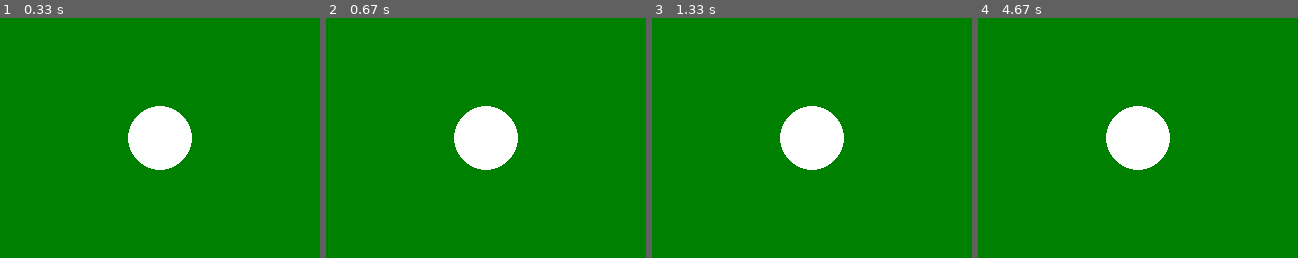
Above: before the commit, frames 1-4 (left to right).
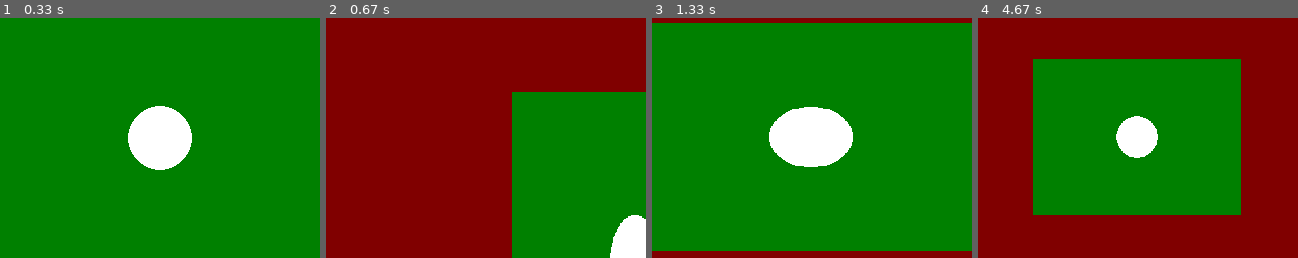
Above: after the commit, the same moments.

Repository: snowfruit/pygame-addons
Game: pygame game, started from pygame-screen/example_1.py
The game is run twice, just before and just after one commit, with the same random seed, the same clock (stepped at 60 frames per second) and the same inputs.
Inputs:
- Up to frame 1 (0.33 s): no input
- Up to frame 2 (0.67 s): tap 7 at 0.33 s
- Up to frame 3 (1.33 s): tap 9 at 0.67 s; tap 8 at 1 s
- Up to frame 4 (4.67 s): hold 8 1.33-1.8 s; tap 3 at 1.83 s; tap 8 at 2.17, 3.83 s; tap 5 at 2.5 s; hold 8 2.83-3.3 s; hold 9 3.33-3.8 s; tap 1 at 4.17 s; hold 8 from 4.5 s (still down)

Frame 1 is identical in both runs. In frame 2, 73% of the frame differs, in the area x 0-100%, y 0-100%; in frame 3, 6.3%; in frame 4, 60%.

Commit message:
More of everything.

Diff:
--- a/pygame-screen/example_1.py
+++ b/pygame-screen/example_1.py
@@ -1,4 +1,5 @@
 import math
+from random import *
 import pygame
 
 from pygame_screen import *
@@ -19,7 +20,7 @@
     # Use the screen with a retro-preset.
     screen = ScreenRetroContain(window_size)
 
-    pygame.display.set_caption("Pygame - CustomScreen")
+    pygame.display.set_caption(screen.__class__.__name__)
 
     running = True
 
@@ -42,9 +43,29 @@
                 if event.key == pygame.K_6:
                     screen = ScreenModernFill(window_size)
                 if event.key == pygame.K_7:
+                    # Create a ScreemFixed with random scale and position.
+                    screen = ScreenFixed(window_size)
+
+                    # Set new random scale.
+                    screen.scale_x = 0.5 + random()
+                    screen.scale_y = 0.5 + random()
+
+                    # Set new random position.
+                    x = randrange(window_size[0])
+                    y = randrange(window_size[1])
+                    screen.position = (x, y)
+                if event.key == pygame.K_8:
+                    # Create a ScreemFixed with random scale.
+                    screen = ScreenFixedCenter(window_size)
+
+                    # Set new random scale.
+                    screen.scale_x = 0.5 + random()
+                    screen.scale_y = 0.5 + random()
+                if event.key == pygame.K_9:
                     screen = ScreenMatch(window_size)
 
                 print(screen.__class__.__name__)
+                pygame.display.set_caption(screen.__class__.__name__)
 
         # Update the screen. Size, scale and everything else.
         screen.update()
--- a/pygame-screen/pygame_screen/displayresolution.py
+++ b/pygame-screen/pygame_screen/displayresolution.py
@@ -6,7 +6,11 @@
 
 
 class DisplayResolution(Enum):
-    """Enum-class with display resolutions."""
+    """Enum-class with display resolutions.
+    Note:
+        https://emulation.gametechwiki.com/index.php/Resolution
+        https://en.wikipedia.org/wiki/List_of_common_resolutions
+    """
 
     A2600 = (160, 192)
     DS = (256, 192)
@@ -30,3 +34,9 @@
     VGA = (640, 480)
     WVGA = (768, 480)
     WXGA = (1280, 720)
+
+
+if __name__ == "__main__":
+    print("Available display resolutions.")
+    for ds in DisplayResolution:
+        print(ds, ds.value)
--- a/pygame-screen/pygame_screen/screen.py
+++ b/pygame-screen/pygame_screen/screen.py
@@ -4,7 +4,7 @@
 
 
 class Screen:
-    """Screen-object used for base. Not for direct use."""
+    """Screen-object used for base. Not meant for direct use."""
 
     def __init__(self, canvas_size: tuple = (320, 240)) -> None:
         # Try to get available display-surface.
@@ -17,13 +17,11 @@
         self._frame_rate: float = 30.0
 
         # The scale-factor for the canvas-surface.
-        self._scale: int | float = 1
         self._scale_x: int | float = 1
         self._scale_y: int | float = 1
 
         # The zoom-factor for the canvas-surface.
         # TODO: Add zoom.
-        self._zoom: int | float = 1
         self._zoom_x: int | float = 1
         self._zoom_y: int | float = 1
 
@@ -49,7 +47,7 @@
 
     @property
     def frame_rate(self) -> float:
-        """Only 'frame-rate'-value. Does not set the application frame_rate."""
+        """Only 'frame rate'-value. Does not controll the frame rate."""
         return self._frame_rate
 
     @frame_rate.setter
@@ -57,13 +55,14 @@
         self._frame_rate = frame_rate
 
     @property
-    def scale(self) -> int | float:
-        """Scale-value used when canvas-surface is scaled equal on x and y."""
-        return self._scale
+    def scale(self) -> tuple[int | float, int | float]:
+        """Return scale_x and scale_y as tuple."""
+        return (self.scale_x, self.scale_y)
 
     @scale.setter
-    def scale(self, value: int | float) -> None:
-        self._scale = value
+    def scale(self, value: tuple[int | float, int | float]) -> None:
+        self.scale_x = value[0]
+        self.scale_y = value[1]
 
     @property
     def scale_x(self) -> int | float:
@@ -166,8 +165,8 @@
     def update_scale(self) -> None:
         """Update variables relavant to scale."""
         # Calculate the scale-factor for the canvas-surface.
-        self.scale_x: int | float = self.screen.get_width() / self.canvas.get_width()
-        self.scale_y: int | float = self.screen.get_height() / self.canvas.get_height()
+        self.scale_x: float = self.screen.get_width() / self.canvas.get_width()
+        self.scale_y: float = self.screen.get_height() / self.canvas.get_height()
 
     def update(self) -> None:
         """Method that calls all relevant update-methods."""
@@ -176,21 +175,23 @@
 
     def update_position(self) -> None:
         """Update variables relavant to position."""
+        # scale = pygame.math.Vector2(self.scale)
+
         # Get the center-position for the screen-surface.
         # screen_center = pygame.math.Vector2(self.screen.get_rect().center)
         screen_center_x, screen_center_y = self.screen.get_rect().center
 
         # Get the center-position for the canvas-surface.
-        # screen_center = pygame.math.Vector2(self.screen.get_rect().center)
         canvas_center_x, canvas_center_y = self.canvas.get_rect().center
 
         # Add the wanted scale.
-        canvas_center_x *= self.scale
-        canvas_center_y *= self.scale
+        canvas_center_x *= self.scale_x
+        canvas_center_y *= self.scale_y
 
         # Calculate the new canvas-position.
-        canvas_x: int = screen_center_x - canvas_center_x
-        canvas_y: int = screen_center_y - canvas_center_y
+        # TODO: Is there a problem with rounding?
+        canvas_x: int = math.floor(screen_center_x - canvas_center_x)
+        canvas_y: int = math.floor(screen_center_y - canvas_center_y)
 
         self.position = (canvas_x, canvas_y)
 
--- a/pygame-screen/pygame_screen/screenfit.py
+++ b/pygame-screen/pygame_screen/screenfit.py
@@ -22,20 +22,22 @@
     def update_scale(self) -> None:
         super().update_scale()
 
-        # Modify scale to contain inside screen-surface.
-        if self.use_integer_scaling:
-            self.scale_x = math.floor(self.scale_x)
-            self.scale_y = math.floor(self.scale_y)
+        # 'Contain' needs scale_x and scale_y to be the same value.
 
         # Set scale to the smallest of width and height.
-        self.scale = min(self.scale_x, self.scale_y)
+        new_scale = min(self.scale_x, self.scale_y)
 
         # Set scale to a minimum of 1.
-        self.scale = max(self.scale, 1)
+        # TODO: Add clamping feature.
+        new_scale = max(new_scale, 1)
 
-        # 'contain' mouse needs scale_x and scale_y to be the same as scale.
-        self.scale_x = self.scale
-        self.scale_y = self.scale
+        if self.use_integer_scaling:
+            # Set scale to a minimum of 1.
+            new_scale = max(new_scale, 1)
+            new_scale = math.floor(new_scale)
+
+        # Set scale_x and scale_y to the same value.
+        self.scale = (new_scale, new_scale)
 
 
 class ScreenFill(Screen):
@@ -53,13 +55,10 @@
 
     def update_scale(self) -> None:
         super().update_scale()
-        # Fill use scale_x and scale_y for mouse postion, not rendering.
-
-        # Fill do not use 'scale'.
-        self.scale = 1
+        # 'Fill' use scale_x and scale_y for mouse postion, not rendering.
 
     def update_position(self) -> None:
-        # FILL always use 0, 0.
+        # 'Fill' always use 0, 0.
         self.position = (0, 0)
 
     def update_canvas_scaled(self) -> None:
@@ -89,19 +88,22 @@
         super().update_scale()
 
         # Scale to cover screen-surface.
-        if self.use_integer_scaling:
-            self.scale_x = math.ceil(self.scale_x)
-            self.scale_y = math.ceil(self.scale_y)
 
+        # 'Cover' needs scale_x and scale_y to be the same value.
         # Set scale to the biggest of width and height.
-        self.scale = max(self.scale_x, self.scale_y)
+        new_scale = max(self.scale_x, self.scale_y)
 
         # Set scale to a minimum of 1.
-        self.scale = max(self.scale, 1)
+        # TODO: Add clamping feature.
+        new_scale = max(new_scale, 1)
 
-        # 'cover' mouse needs scale_x and scale_y to be the same as scale.
-        self.scale_x = self.scale
-        self.scale_y = self.scale
+        if self.use_integer_scaling:
+            # Set scale to a minimum of 1.
+            new_scale = max(new_scale, 1)
+            new_scale = math.ceil(new_scale)
+
+        # Set scale_x and scale_y to the same value.
+        self.scale = (new_scale, new_scale)
 
 
 class ScreenMatch(Screen):
@@ -119,26 +121,46 @@
             self.canvas = pygame.Surface(self.screen.get_size())
 
     def update_scale(self) -> None:
-        # Match-fit use a canvas-surface and screen-surface of the same size.
+        # 'Match' use a canvas-surface and screen-surface of the same size.
         # No scaling is done.
-        self.scale = 1
-        self.scale_x = 1
-        self.scale_y = 1
+        self.scale = (1, 1)
 
     def update_position(self) -> None:
-        # Match-fit always use 0, 0.
+        # 'Match' always use 0, 0.
         self.position = (0, 0)
 
     def update_canvas_scaled(self) -> None:
-        # Match-fit use a copy of the canvas-surface. No change in size is needed.
+        # 'Match' use a copy of the canvas-surface. No change in size is needed.
         self.canvas_scaled = self.canvas.copy()
 
     def position_canvas_to_screen(self, position: tuple[int, int]) -> tuple[int, int]:
-        # For match-fit the canvas-postion and screen-position are the same.
+        # For 'match' the canvas-postion and screen-position are the same.
         return position
 
     def position_screen_to_canvas(
         self, position: tuple[int, int], clamp: bool = True
     ) -> tuple[int, int]:
-        # For match-fit the canvas-postion and screen-position are the same.
+        # For 'match' the canvas-postion and screen-position are the same.
         return position
+
+
+class ScreenFixed(Screen):
+    """Based on Screen-object. Do not resize or position canvas-surface."""
+
+    def __init__(self, canvas_size: tuple[int, int]) -> None:
+        super().__init__(canvas_size)
+
+    def update(self) -> None:
+        # Fixed-fit do not need to update scale or position.
+        pass
+
+
+class ScreenFixedCenter(Screen):
+    """Based on Screen-object. Do not resize canvas-surface."""
+
+    def __init__(self, canvas_size: tuple[int, int]) -> None:
+        super().__init__(canvas_size)
+
+    def update(self) -> None:
+        # FixedCenter-fit only needs to update position.
+        self.update_position()
